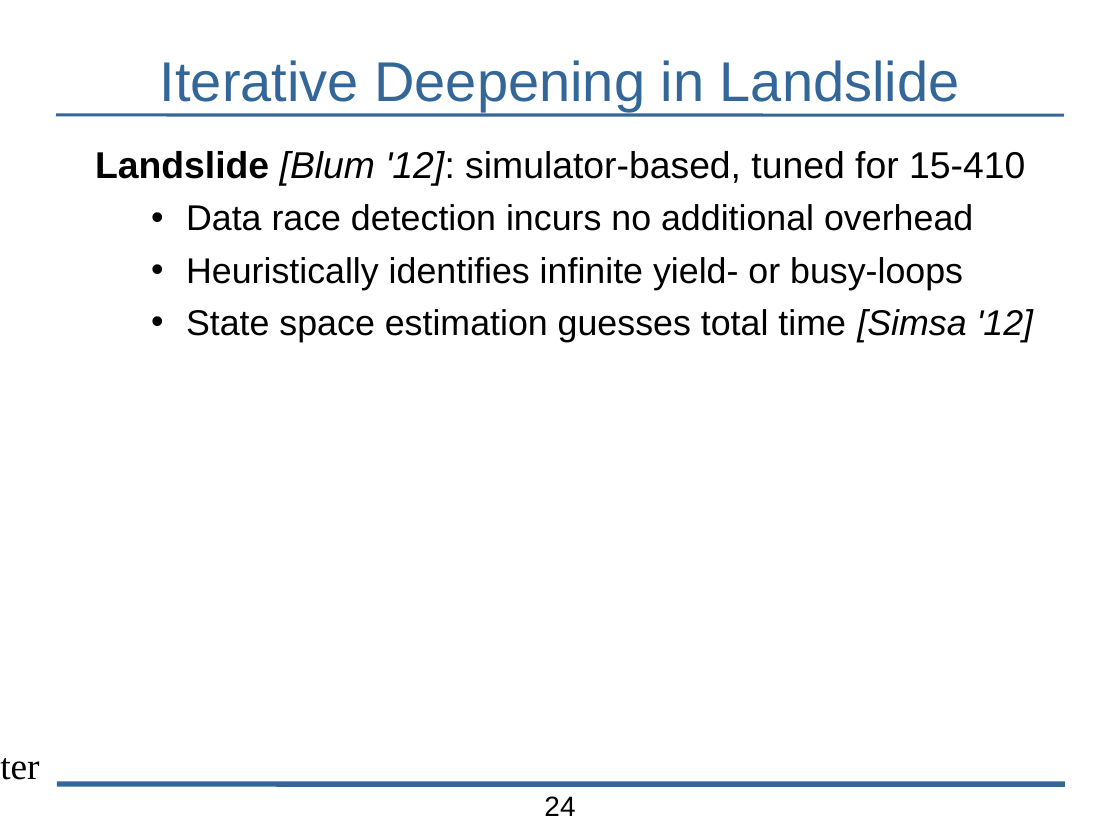
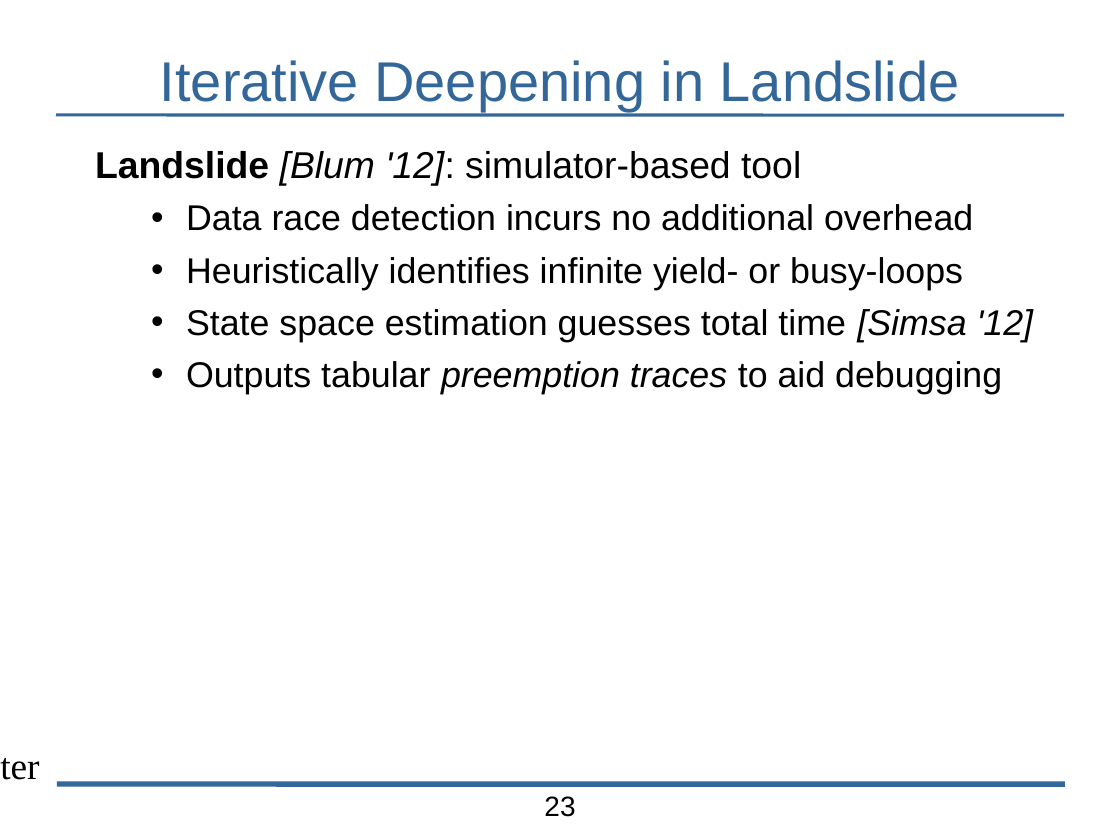
Before and after one commit to bblum/talks, a slide deck: slide 23 of pdl-retreat/2014/pdl-talk.odp (slide 24 before the commit). Drawn at 1120x840 pixels with LibreOffice and Linux fonts; fonts in the diff are those of the drawing; background and template pictures are left out. Boxes give left, top, right and bottom in pixels: in the first picture for what was removed or moved away, otherwise in the second. Text is boxed around its words. In the diff, an @@ line names an element or a change of style, - is before the commit and + after.

```diff
--- a/pdl-retreat/2014/pdl-talk.odp
+++ b/pdl-retreat/2014/pdl-talk.odp
@@ text at bbox=[95, 151, 801, 186]: text changed @@
-Landslide [Blum '12]: simulator-based, tuned for 15-410
+Landslide [Blum '12]: simulator-based tool
@@ text at bbox=[186, 361, 1002, 394]: paragraph added @@
+  • Outputs tabular preemption traces to aid debugging
@@ page number at bbox=[544, 796, 575, 817]: text changed @@
-24
+23
```
Also in this commit, not shown: 13 other slides changed, 6 slides added, 6 slides removed, 15 other files.
